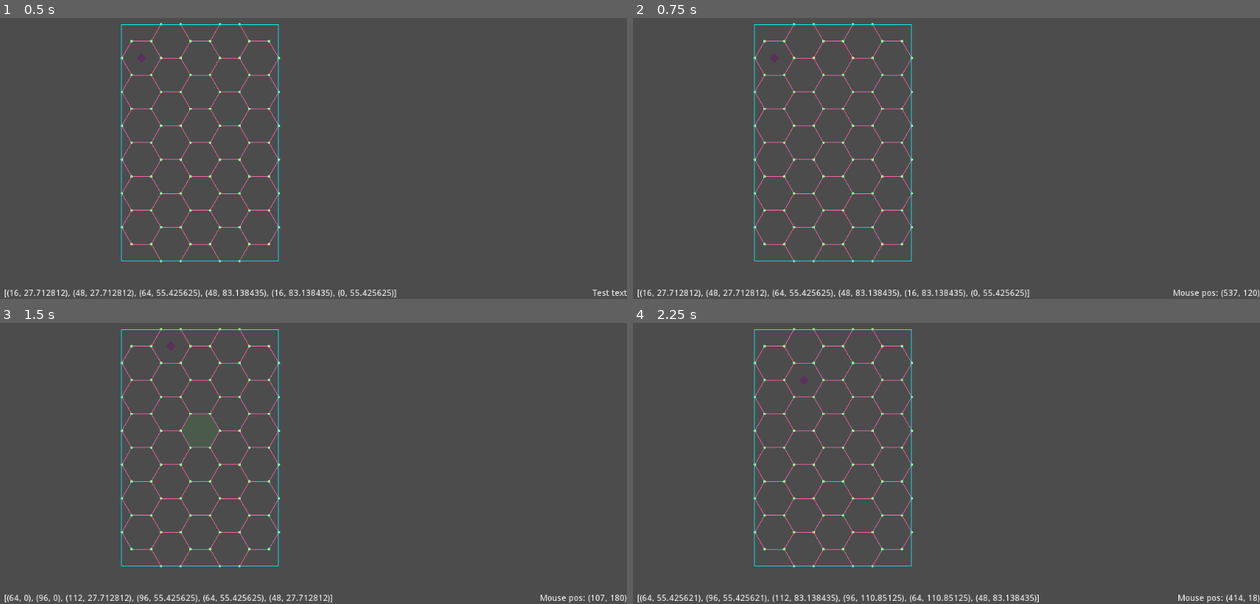
Above: before the commit, frames 1-4 (two rows, left to right).
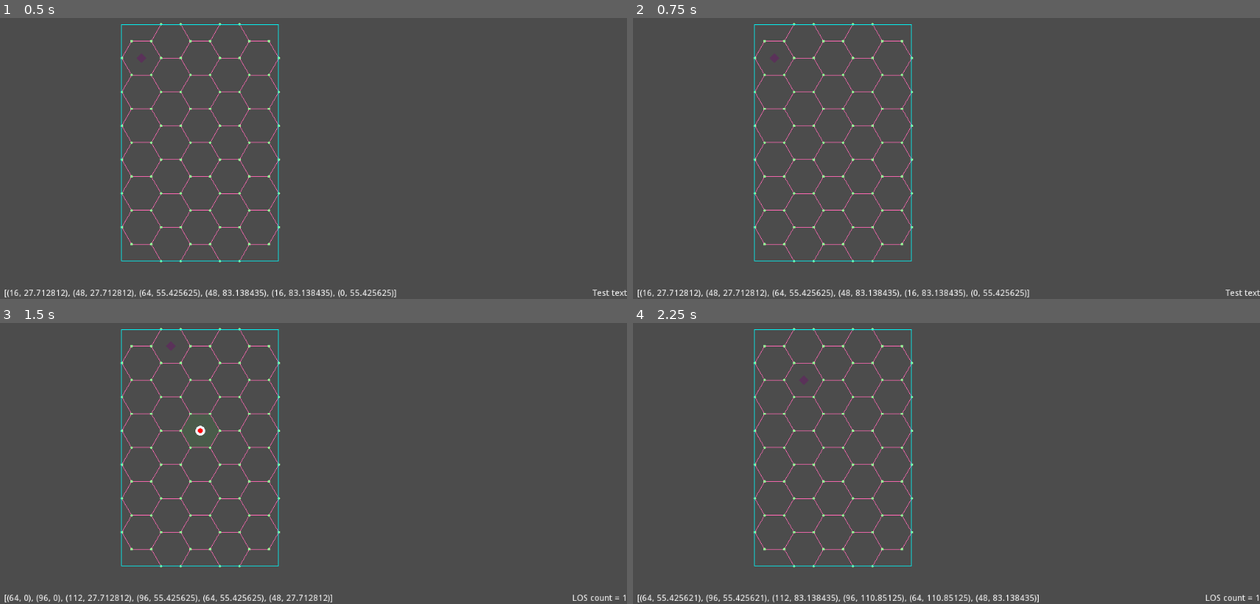
Above: after the commit, the same moments.

Repository: mikica-ocg/skulleyes-adventure
Game: Godot game, scene res://game/hex_grid/debug/hex_grid_debug_2d.tscn
Same seed, same stepped clock (60 frames per second), same inputs: the game is played once before the commit and once after it. The project has no main scene, so this scene is started directly.
Inputs (mouse positions are in pixels of both pictures, inside the frame that each line leads up to):
- Up to frame 1 (0.5 s): no input
- Up to frame 2 (0.75 s): tap Enter at 0.5 s; move the mouse to (1084, 96) at 0.52 s; hold Right (ui_right) from 0.53 s (still down); click (1084, 96) at 0.67 s
- Up to frame 3 (1.5 s): tap Space at 1.25 s; move the mouse to (188, 438) at 1.27 s; release Right (ui_right) at 1.28 s; hold Down (ui_down) from 1.28 s (still down); click (188, 438) at 1.42 s
- Up to frame 4 (2.25 s): tap Enter at 2 s; move the mouse to (1009, 339) at 2.02 s; release Down (ui_down) at 2.03 s; hold Right (ui_right) from 2.03 s (still down); click (1009, 339) at 2.17 s

Frame 1 is identical in both runs. In frame 2, 0.2% of the frame differs, in the area x 86-100%, y 96-100%; in frame 3, 0.2%, in the area x 31-100%, y 36-100%; in frame 4, 0.2%.

Commit message:
Line drawing algo, works from center to center. Edge to center is still a bit wonky

Diff:
--- a/game/hex_grid/debug/hex_visualizer.gd
+++ b/game/hex_grid/debug/hex_visualizer.gd
@@ -11,6 +11,7 @@
 export(NodePath) var debug_label_path
 onready var debug_label = get_node(debug_label_path) as Label
 
+var los_origin = null
 var selected: Hex = null
 
 onready var grid = HexGridBuilder.create(max_width_count, max_height_count)
@@ -18,7 +19,9 @@
 
 func _input(event):
 	if event is InputEventMouseButton:
-		print("Mouse click at " + str(event.position))
+		select_los_origin(get_local_mouse_position())
+#		print("Mouse click at " + str(event.position))
+		update()
 	elif event is InputEventMouseMotion:
 		var local_mouse_pos = get_local_mouse_position()
 		var hex = grid.hex_from_normalized_pos(local_mouse_pos / (2 * half_width))
@@ -27,9 +30,37 @@
 			selected = hex
 			update()
 
-		debug_label.text = "Mouse pos: " + str(local_mouse_pos)
+#		debug_label.text = "Mouse pos: " + str(local_mouse_pos)
 
 		pass
+	pass
+
+
+func select_los_origin(pos: Vector2):
+	var size = half_width + half_width
+	var n_pos = pos / size
+
+	var hex = grid.hex_from_normalized_pos(pos / size)
+
+	if hex != null:
+		var found_corner = null
+
+		for corner in hex.get_normalized_2d_corners():
+			var x_is_in_bounds = n_pos.x > corner.x - 0.25 and n_pos.x < corner.x + 0.25
+			var y_is_in_bounds = n_pos.y > corner.y - 0.25 and n_pos.y < corner.y + 0.25
+
+			if x_is_in_bounds and y_is_in_bounds:
+				found_corner = corner
+				break
+
+		if found_corner != null:
+			los_origin = found_corner * size
+		else:
+			los_origin = hex.get_normalized_2d_pos() * size
+
+	else:
+		los_origin = null
+
 	pass
 
 
@@ -40,16 +71,16 @@
 	if selected != null:
 		draw_hex(selected, half_width, true)
 
+	if los_origin != null and selected != null:
+		draw_los(los_origin, selected)
+
 	draw_container()
 
 
 func draw_hex(hex: Hex, half_width: int, selected: bool):
-	var dw = half_width
-	var dh = SQRT3 * half_width
-
 	var size = half_width + half_width
 
-	var offsets = hex.get_multiplied_2d_edges(size)
+	var offsets = hex.get_multiplied_2d_corners(size)
 	var pos_offset = hex.get_normalized_2d_pos() * size
 
 	if selected:
@@ -69,19 +100,34 @@
 	draw_line(offsets[offsets.size() - 1], offsets[0], color)
 
 
-func draw_center(color: Color):
-	draw_circle(Vector2(0, 0), 2, color)
-
-
 func draw_corners(offsets: Array, color: Color):
 	for point in offsets:
 		draw_circle(point, 2, color)
 
 
+func draw_los(origin: Vector2, selected: Hex):
+	var size = half_width + half_width
+	draw_line(origin, selected.get_normalized_2d_pos() * size, Color.blueviolet)
+
+	var los_hexes = grid.line_from_normalized(origin / size, selected.get_normalized_2d_pos())
+
+	debug_label.text = "LOS count = " + str(los_hexes.size())
+
+	for hex in los_hexes:
+		draw_center((hex as Hex).get_normalized_2d_pos() * size, Color.aliceblue, 8)
+
+	for point in grid._points_for_line_calculation(origin / size, selected.get_normalized_2d_pos()):
+		draw_center(point * size, Color.red, 4)
+
+
+func draw_center(position: Vector2, color: Color, radius: float):
+	draw_circle(position, radius, color)
+
+
 func draw_container():
 	var normalized = grid.normalized_size()
-	var width = 4 * half_width * normalized.x
-	var height = SQRT3 * 2 * half_width * normalized.y
+	var width = 2 * half_width * normalized.x
+	var height = 2 * half_width * normalized.y
 
 	var points = [
 		Vector2(0, 0),
@@ -93,8 +139,6 @@
 
 	for index in range(points.size() - 1):
 		draw_line(points[index], points[index + 1], Color.aqua)
-
-	print("normalized=" + str(normalized))
 
 
 func _create_debug_font() -> DynamicFont:
@@ -110,7 +154,4 @@
 	pos += -debug_font.get_string_size(text) / 2
 	pos.y += debug_font.get_ascent()
 
-#	pos.x +=
-#	pos.y += debug_font.get_ascent()
-
 	draw_string(debug_font, pos, text)
--- a/game/hex_grid/debug/keyboard_hex_navigator.gd
+++ b/game/hex_grid/debug/keyboard_hex_navigator.gd
@@ -40,7 +40,7 @@
 
 		if selected != null:
 			$Indicator.position = selected.get_normalized_2d_pos() * visualizer.half_width * 2.0
-			$Label.text = str(selected.get_multiplied_2d_edges(visualizer.half_width * 2)) #str($Indicator.position)
+			$Label.text = str(selected.get_multiplied_2d_corners(visualizer.half_width * 2)) #str($Indicator.position)
 
 
 	pass
--- a/game/hex_grid/model/grid.gd
+++ b/game/hex_grid/model/grid.gd
@@ -36,8 +36,8 @@
 	if _hexes == null or _hexes.size() == 0:
 		return Vector2()
 
-	var height = _hexes.size()
-	var width = 0.75 * _hexes[0].size() + 0.25
+	var height = _hexes.size() * SQRT_3
+	var width = 1.5 * _hexes[0].size() + 0.5
 
 	return Vector2(width, height)
 
@@ -56,18 +56,47 @@
 	return hex_from_row_and_col(row, col)
 
 
-func bullcrap_local(cube: Vector3):
-	var x = 1.5 * cube.x + 1 # offset to center
-	var y = SQRT_3 * (cube.x / 2 + cube.z + 1) # offset to center
-
-	var cx = x / 1.5 - 1
-	var cz = y / SQRT_3 - cx / 2.0 - 1
-
 func hex_from_row_and_col(row: int, col: int) -> Hex:
 	if col < 0 or row < 0 or row >= _hexes.size() or col >= _hexes[row].size():
 		return null
 
 	return _hexes[row][col]
+
+
+func line_from_normalized(first_pos: Vector2, second_pos: Vector2) -> Array:
+	var result = []
+
+	var previous = null
+
+	for point in _points_for_line_calculation(first_pos, second_pos):
+		var current = hex_from_normalized_pos(point)
+
+		if previous != current:
+			result.append(current)
+			previous = current
+
+	return result
+
+
+func _points_for_line_calculation(first: Vector2, second: Vector2) -> Array:
+	var h1 = hex_from_normalized_pos(first)
+	var h2 = hex_from_normalized_pos(second)
+
+	if h1 == null or h2 == null:
+		return []
+
+	var precision_factor = 1.5
+
+	var count = h1.distance_to(h2) + 1
+	count *= precision_factor
+
+	var delta = (second - first) / count
+	var result = []
+
+	for index in range(count + 1):
+		result.append(first + delta * index)
+
+	return result
 
 
 ### ITERATOR ###
--- a/game/hex_grid/model/hex.gd
+++ b/game/hex_grid/model/hex.gd
@@ -10,6 +10,7 @@
 
 func _init(cube_coords):
 	_coords = cube_coords
+
 
 func get_cube_coords():
 	return Vector3(_coords.x, _coords.y, _coords.z)
@@ -26,11 +27,11 @@
 	return Vector2(x, y)
 
 
-func get_normalized_2d_edges() -> Array:
-	return get_multiplied_2d_edges(1)
+func get_normalized_2d_corners() -> Array:
+	return get_multiplied_2d_corners(1)
 
 
-func get_multiplied_2d_edges(size: float) -> Array:
+func get_multiplied_2d_corners(size: float) -> Array:
 	var width_extent = 0.5 * size
 	var height_extent = SQRT3 / 2.0 * size
 
@@ -49,12 +50,15 @@
 func get_adjacent_cube_coords(direction) -> Vector3:
 	return _coords + adjacent_offsets[direction]
 
+
 func get_adjacent_hex_offset(direction):
 	return adjacent_offsets[direction]
 
+
 func distance_to(hex: Hex) -> int:
 	var dist = (_coords - hex._coords) / 2
-	return int(abs(_coords.x) + abs(_coords.y) + abs(_coords.z))
+	return int(abs(dist.x) + abs(dist.y) + abs(dist.z))
+
 
 const adjacent_offsets = [
 	Vector3(0, +1, -1),
@@ -64,6 +68,7 @@
 	Vector3(-1, 0, +1),
 	Vector3(-1, +1, 0)
 ]
+
 
 static func axial_to_cube_coords(q: float, r: float) -> Vector3:
 	return Vector3(q, -q - r, r)
